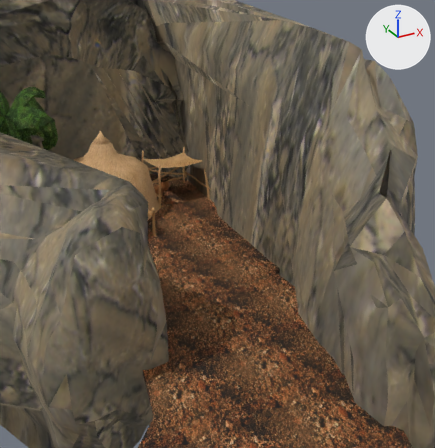
One commit to the FBX model GameTemplate/Game/Assets/modelData/MH_0-0.fbx: the scene before it, then after it.
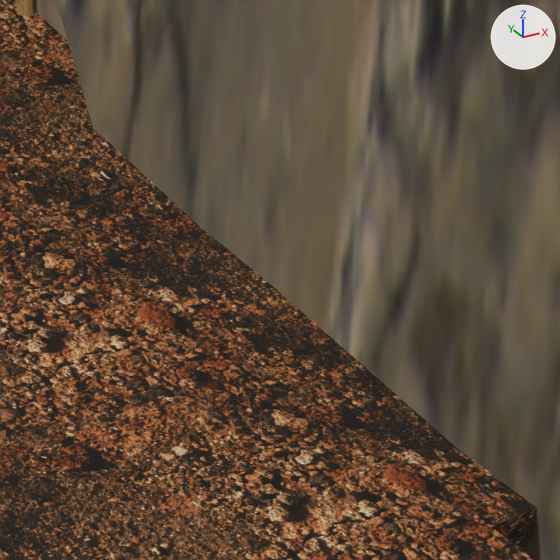
Each version appears first from a 50 mm camera at (-51.9, -157.7, 69.6) aimed at (18.5, -29.7, 5.6), and next in a close-up on the part from 47% to 65% of the width and 44% to 61% of the height. The lights are fixed; the arrows at upper right show +X, +Y and +Z. Where no turn or scale is listed for an object, it has been applied to the vertices.

The first close-up shows 'Box001', 'StoneBig001'.
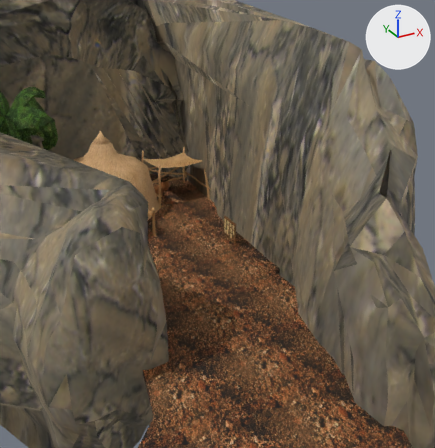
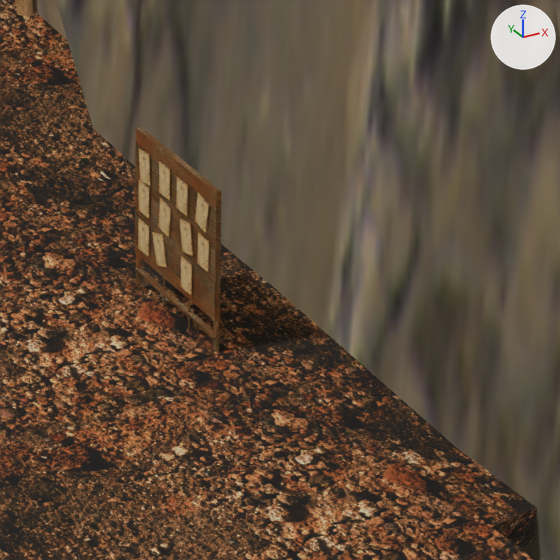
Edits to the bpy script that builds the scene:
```text
Add ob_plane003:
    ob_plane003 = bpy.data.objects.new('Plane003', me_mesh_010)  # 25 vertices, 32 faces; spans x -0.03..0.03, y -0.486..0.486, z -0.646..0.646; in mat_material__26 (picture img_questpaper_png)
    ob_plane003.location = (20.89, -31.13, 6.03)
Add ob_plane011:
    ob_plane011 = bpy.data.objects.new('Plane011', me_mesh_018)  # 25 vertices, 32 faces; spans x -0.028..0.028, y -0.467..0.467, z -0.633..0.633; in mat_material__26 (picture img_questpaper_png)
    ob_plane011.location = (20.78, -32.98, 2.96)
Add ob_plane002:
    ob_plane002 = bpy.data.objects.new('Plane002', me_mesh_009)  # 25 vertices, 32 faces; spans x -0.033..0.033, y -0.54..0.54, z -0.681..0.681; in mat_material__26 (picture img_questpaper_png)
    ob_plane002.location = (20.99, -29.46, 5.92)
Add ob_plane009:
    ob_plane009 = bpy.data.objects.new('Plane009', me_mesh_018.copy())
    ob_plane009.location = (20.99, -29.42, 4.61)
Add ob_plane006:
    ob_plane006 = bpy.data.objects.new('Plane006', me_mesh_018.copy())
    ob_plane006.location = (20.69, -34.32, 4.45)
Add ob_plane010:
    ob_plane010 = bpy.data.objects.new('Plane010', me_mesh_018.copy())
    ob_plane010.location = (20.99, -29.42, 3.05)
Add ob_railing001:
    ob_railing001 = bpy.data.objects.new('Railing001', me_mesh_020)  # a box spanning x 0.0..100.0, y -2.5..2.5, z 21.5..101.5; a box spanning x 0.0..100.0, y -2.5..2.5, z 9.7..11.7; a box spanning x -1.0..3.0, y -1.0..1.0, z 0.0..21.5; a box spanning x 33.8..34.8, y -0.5..0.5, z 0.0..21.5; a box spanning x 65.2..66.2, y -0.5..0.5, z 0.0..21.5; a box spanning x 97.0..101.0, y -1.0..1.0, z 0.0..21.5; in mat_material__25 (picture img_oldwood_jpg)
    ob_railing001.parent = ob_questboard
    ob_railing001.location = (-50.0, 0.741, -50.74)
    ob_railing001.rotation_euler = (0.0, -3.142, 0.000861)  # degrees (0, -180, 0)
    ob_railing001.scale = (-1.0, -1.0, -1.0)
Add ob_questboard:
    ob_questboard = bpy.data.objects.new('QuestBoard', None)
    ob_questboard.location = (20.99, -31.86, 3.909)
    ob_questboard.rotation_euler = (0.0, 0.0, -1.632)  # degrees (0, 0, -94)
    ob_questboard.scale = (0.0662, 0.0434, 0.0638)
Add ob_plane008:
    ob_plane008 = bpy.data.objects.new('Plane008', me_mesh_015)  # 25 vertices, 32 faces; spans x -0.033..0.033, y -0.536..0.536, z -0.679..0.679; in mat_material__26 (picture img_questpaper_png)
    ob_plane008.location = (20.89, -31.16, 4.56)
Add ob_plane004:
    ob_plane004 = bpy.data.objects.new('Plane004', me_mesh_018.copy())
    ob_plane004.location = (20.8, -32.57, 5.98)
Add ob_plane005:
    ob_plane005 = bpy.data.objects.new('Plane005', me_mesh_012)  # 25 vertices, 32 faces; spans x -0.035..0.035, y -0.576..0.576, z -0.704..0.704; in mat_material__26 (picture img_questpaper_png)
    ob_plane005.location = (20.7, -34.18, 5.97)
Add ob_plane007:
    ob_plane007 = bpy.data.objects.new('Plane007', me_mesh_014)  # 25 vertices, 32 faces; spans x -0.035..0.035, y -0.578..0.578, z -0.705..0.705; in mat_material__26 (picture img_questpaper_png)
    ob_plane007.location = (20.78, -32.95, 4.5)
Add ob_plane012:
    ob_plane012 = bpy.data.objects.new('Plane012', me_mesh_019)  # 25 vertices, 32 faces; spans x -0.039..0.039, y -0.639..0.639, z -0.738..0.738; in mat_material__26 (picture img_questpaper_png)
    ob_plane012.location = (20.91, -30.76, 3.1)
```

What differs and where, as boxes (x1, y1, x2, y2) in the close-ups (560 x 560 px):
'Railing001', added (brown): after (135, 127, 222, 353)
'Plane004', added: after (176, 176, 188, 217)
'Plane006', added: after (197, 232, 209, 273)
'Plane005', added: after (195, 192, 209, 233)
'Plane007', added: after (179, 218, 193, 256)
'Plane011', added: after (180, 256, 192, 296)
'Plane008', added: after (158, 197, 171, 238)
'Plane003', added: after (159, 161, 170, 200)
'Plane012', added: after (152, 232, 167, 268)
'Plane002', added: after (138, 148, 151, 186)
'Plane009', added: after (138, 179, 150, 218)
'Plane010', added: after (138, 217, 149, 257)
